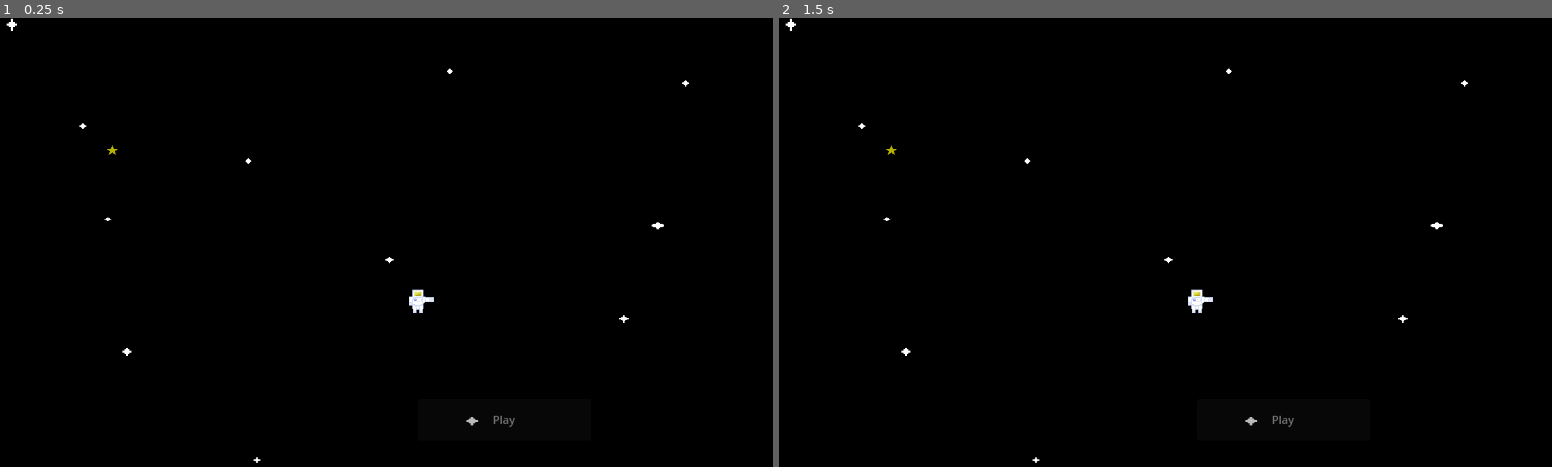
Above: before the commit, frames 1-2 (left to right).
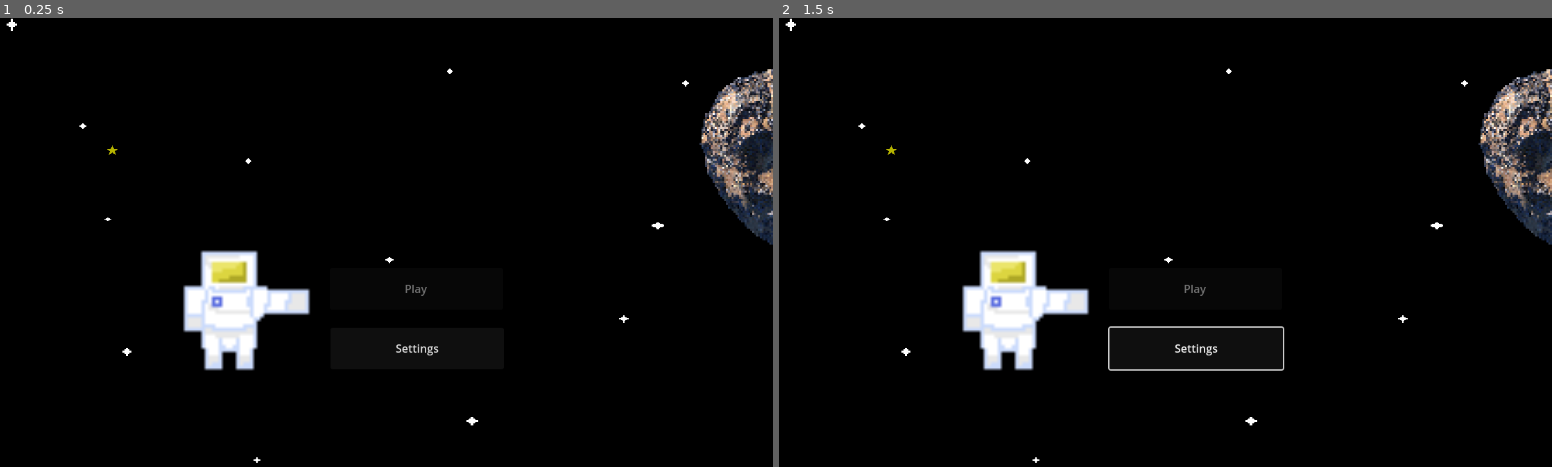
Above: after the commit, the same moments.

Repository: ComputingToTheMax/CS-26-12
Game: Godot game, scene res://StartScreen.tscn
Two runs of this game, one before a commit and one after it. Both use one fixed random seed, a clock stepped at 60 frames per second and the inputs below.
Inputs (mouse positions are in pixels of both pictures, inside the frame that each line leads up to):
- Up to frame 1 (0.25 s): no input
- Up to frame 2 (1.5 s): click (1196, 350) at 0.5 s, where only the run after the commit has a clickable "Settings"; move the mouse to (1327, 220) at 1.27 s; hold Shift from 1.28 s (still down); click (1327, 220) at 1.42 s

The runs differ from the first frame. In frame 1, 5.4% of the frame differs, in the area x 23-100%, y 11-92%; in frame 2, 5.7%.

Commit message:
Added Settings button, 2D depication of the Psyche Asteroid. Fixed placement of elements on start page. - StartScreen.tscn

Diff:
--- a/StartScreen.tscn
+++ b/StartScreen.tscn
@@ -1,26 +1,42 @@
-[gd_scene load_steps=3 format=3]
+[gd_scene load_steps=6 format=3 uid="uid://cpmdovpetc8ty"]
 
-[ext_resource path="res://Sources/Images/SpaceBackgroundPlain.jpeg" type="Texture2D" id=1]
-[ext_resource path="res://Sources/Images/SpacemanCharacter1.png" type="Texture2D" id=2]
-[ext_resource path="res://scripts/StartScreen.gd" type="Script" id=3]
-[ext_resource path="res://Sources/Images/StarSmall-1.png" type="Texture2D" id=4]
+[ext_resource type="Texture2D" uid="uid://dh1lxoawqexr1" path="res://Sources/Images/SpaceBackgroundPlain.jpeg" id="1"]
+[ext_resource type="Texture2D" uid="uid://drfn575l1epwe" path="res://Sources/Images/SpacemanCharacter1.png" id="2"]
+[ext_resource type="Script" uid="uid://jg740726aevo" path="res://Scripts/StartScreen.gd" id="3"]
+[ext_resource type="Texture2D" uid="uid://cr5kndstdjdki" path="res://Sources/Images/StarSmall-1.png" id="4"]
+[ext_resource type="Texture2D" uid="uid://cf8ufdh4svodq" path="res://Sources/Images/PsycheAsteroid.png" id="5_vno1p"]
 
 [node name="StartScreen" type="Node2D"]
-script = ExtResource(3)
+script = ExtResource("3")
 
 [node name="Background" type="Sprite2D" parent="."]
-texture = ExtResource(1)
 position = Vector2(640, 360)
+texture = ExtResource("1")
+
+[node name="PlayButton" type="Button" parent="Background"]
+offset_left = -126.0
+offset_top = 87.0
+offset_right = 124.0
+offset_bottom = 147.0
+text = "Settings"
 
 [node name="Character" type="Sprite2D" parent="."]
-texture = ExtResource(2)
-position = Vector2(640, 400)
+position = Vector2(368, 377)
+scale = Vector2(5, 5)
+texture = ExtResource("2")
 
 [node name="star" type="Sprite2D" parent="."]
-texture = ExtResource(4)
 position = Vector2(200, 200)
+texture = ExtResource("4")
 
 [node name="PlayButton" type="Button" parent="."]
+offset_left = 513.0
+offset_top = 361.0
+offset_right = 763.0
+offset_bottom = 421.0
 text = "Play"
-position = Vector2(640, 550)
-size = Vector2(250, 60)
+
+[node name="PsycheAsteroid" type="Sprite2D" parent="."]
+position = Vector2(1186.0001, 198.99997)
+scale = Vector2(0.38981482, 0.41296297)
+texture = ExtResource("5_vno1p")
